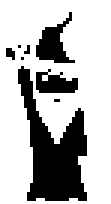
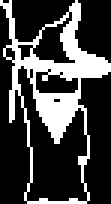
Two versions of the same layered image (111×204). Layer-by-layer changes:
painted on "Layer 5" over box(21, 45, 36, 78)
painted on "Layer 4" over box(27, 69, 48, 201)
showed "Layer 2" over box(0, 0, 111, 204)
